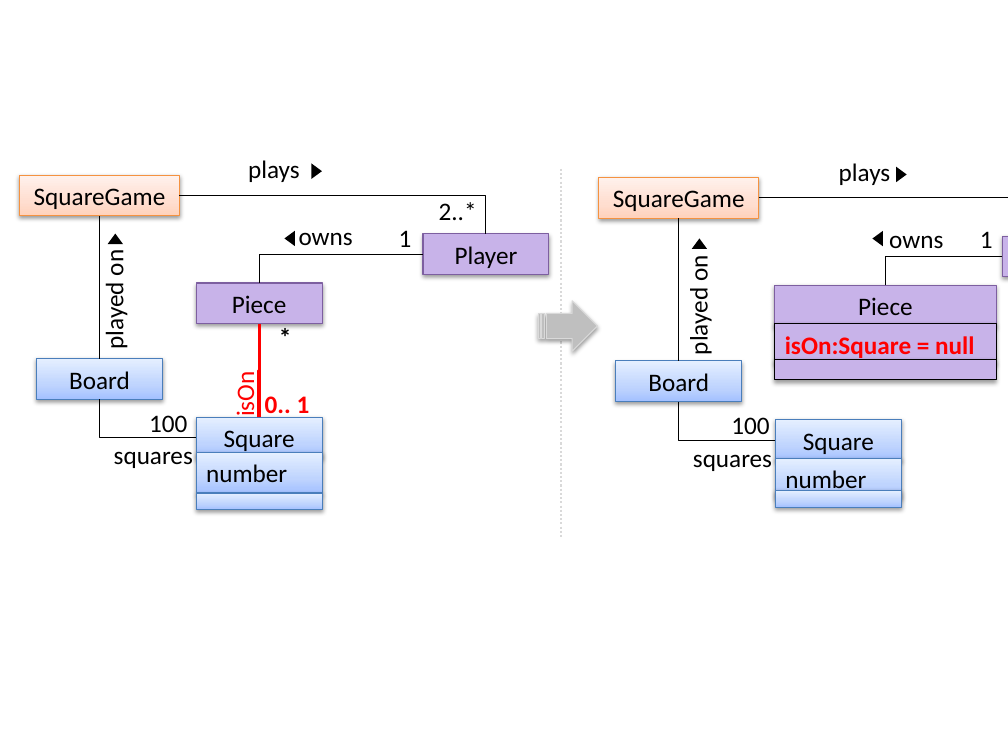
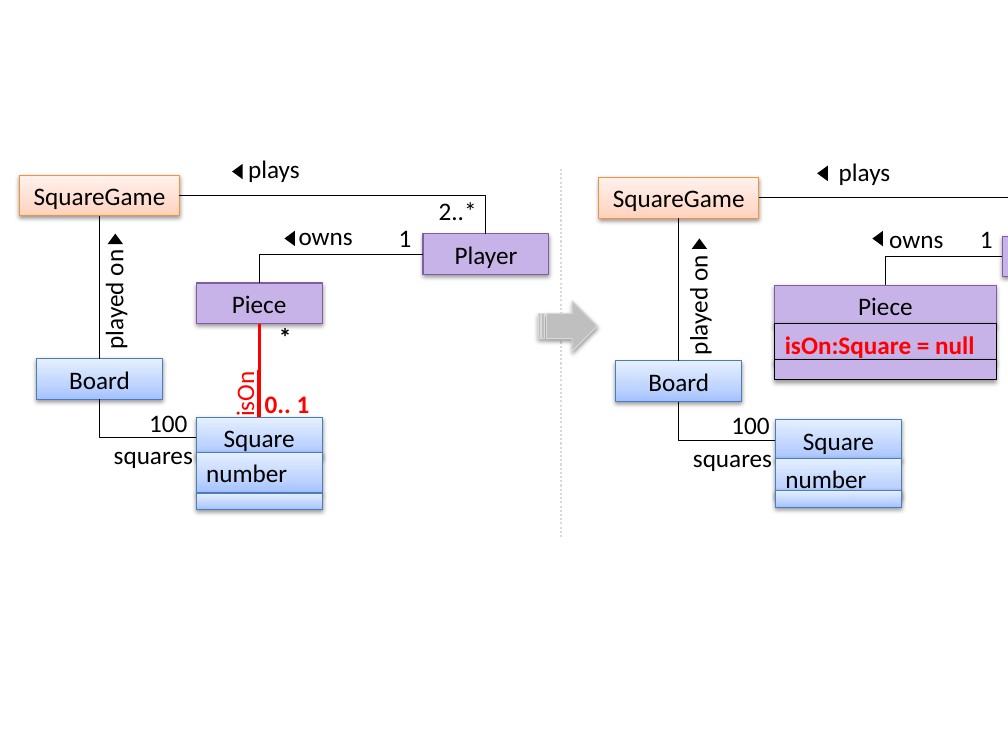
Before and after one commit to se-edu/se-book, a slide deck: slide 1 of diagrams/uml/classDiagrams/associationsAsAttributes/squareMultiplicity.pptx. Drawn at 1008x756 pixels with LibreOffice and Linux fonts; fonts in the diff are those of the drawing. Boxes give left, top, right and bottom in pixels: in the first picture for what was removed or moved away, otherwise in the second. Text is boxed around its words. In the diff, an @@ line names an element or a change of style, - is before the commit and + after.

```diff
--- a/diagrams/uml/classDiagrams/associationsAsAttributes/squareMultiplicity.pptx
+++ b/diagrams/uml/classDiagrams/associationsAsAttributes/squareMultiplicity.pptx
@@ triangle at bbox=[232, 164, 242, 179]: mirrored; rotation 90 to 270 degrees @@
@@ triangle at bbox=[817, 166, 827, 181]: mirrored; rotation 90 to 270 degrees @@
```
Also in this commit, not shown: 1 other file.
